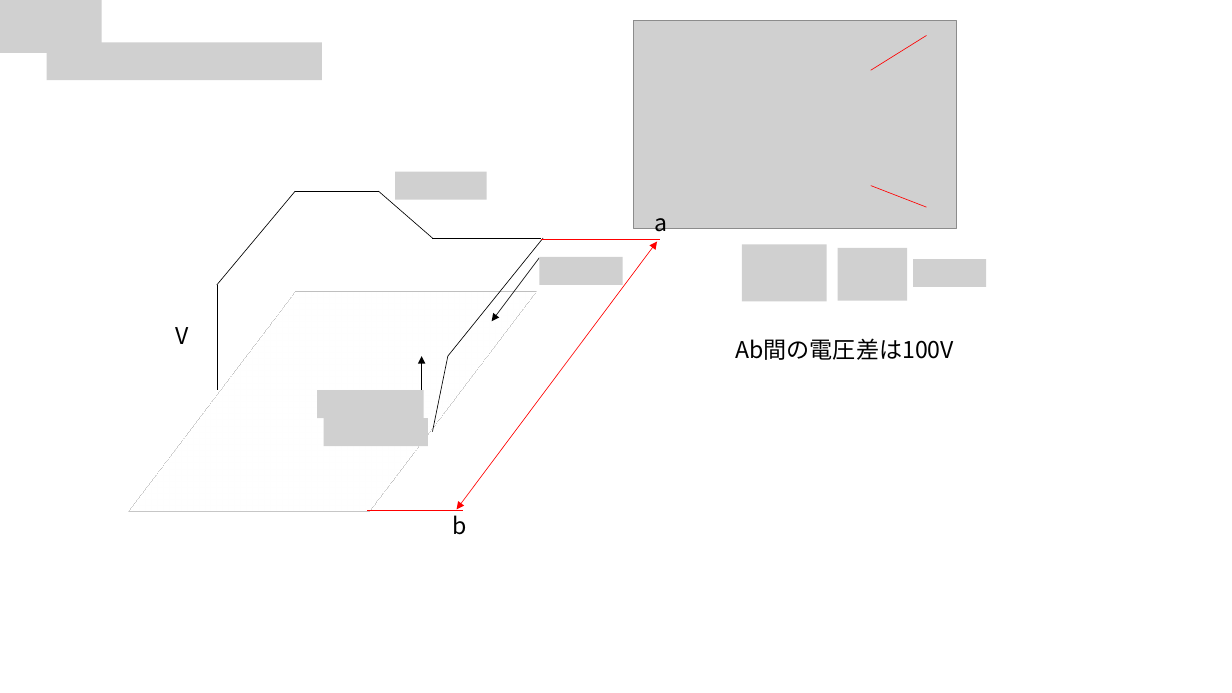
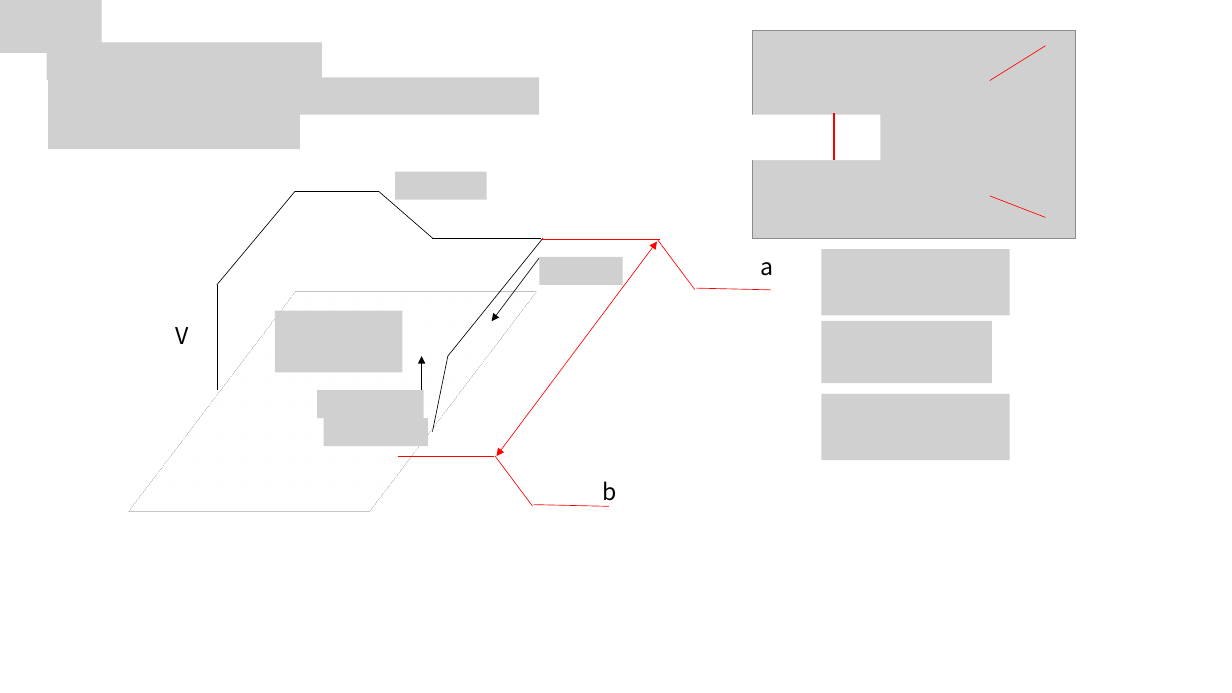
Before and after one commit to 88p/python_test, a slide deck: slide 11 of R4 上 5.pptx (slide 9 before the commit). Drawn at 1232x693 pixels with LibreOffice and Linux fonts; fonts in the diff are those of the drawing; grey boxes stand for pictures. Boxes give left, top, right and bottom in pixels: in the first picture for what was removed or moved away, otherwise in the second. Text is boxed around its words. In the diff, an @@ line names an element or a change of style, - is before the commit and + after.

```diff
--- a/R4 上 5.pptx
+++ b/R4 上 5.pptx
@@ 2 lines, 1 picture: place and size @@
-2 lines, 1 picture at (633, 20, 957, 228)
+2 lines, 1 picture at (752, 30, 1076, 238)
@@ picture added at (48, 78, 539, 115) @@
@@ picture added at (48, 112, 299, 149) @@
@@ rectangle added at (752, 115, 881, 160), fill #FFFFFF @@
@@ line added from (835, 114) to (835, 160), #FF0000 1.5 pt @@
@@ line added from (657, 239) to (695, 289), #FF0000 0.5 pt @@
@@ double arrow moved from (657, 241) - (457, 509) to (657, 241) - (496, 457) @@
@@ picture removed at (742, 245, 827, 302) @@
@@ text "a" rewrapped from (654, 218, 667, 237) to (761, 262, 774, 276) @@
@@ picture added at (822, 250, 1010, 316) @@
@@ picture removed at (838, 248, 908, 300) @@
@@ picture removed at (913, 259, 986, 287) @@
@@ line added from (696, 288) to (772, 290), #FF0000 0.5 pt @@
@@ picture added at (275, 311, 403, 372) @@
@@ picture added at (822, 321, 993, 383) @@
@@ text removed at (735, 338, 954, 360) @@
-Ab間の電圧差は100V
@@ picture added at (822, 394, 1010, 460) @@
@@ line moved from (368, 510) - (463, 510) to (398, 456) - (494, 456) @@
@@ line added from (495, 456) to (532, 506), #FF0000 0.5 pt @@
@@ text "b": place and size @@
-text "b" at (453, 515, 467, 535)
+text "b" at (603, 481, 617, 501)
@@ line added from (534, 505) to (609, 506), #FF0000 0.5 pt @@
```
Also in this commit, not shown: 2 slides added.
